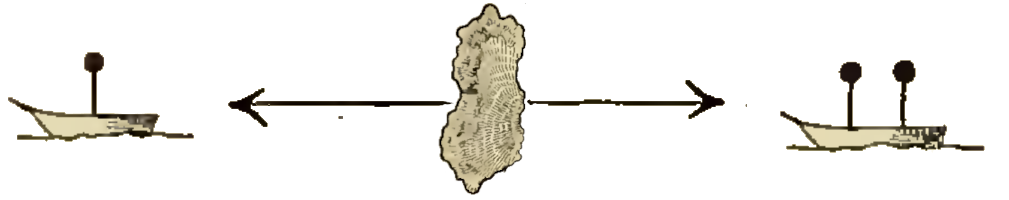
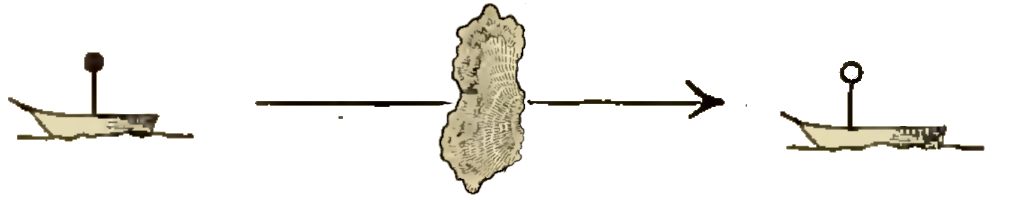
Before/after of a 1009px x 200px layered artwork. What changed in the layer stack:
added layer "-1-boat" above "2-boat" over [838,61,916,126]
renamed "~1-boat" to "2-boat", hid it, painted on it over [838,60,916,126]
hid "back-arrow" over [228,88,270,127]
